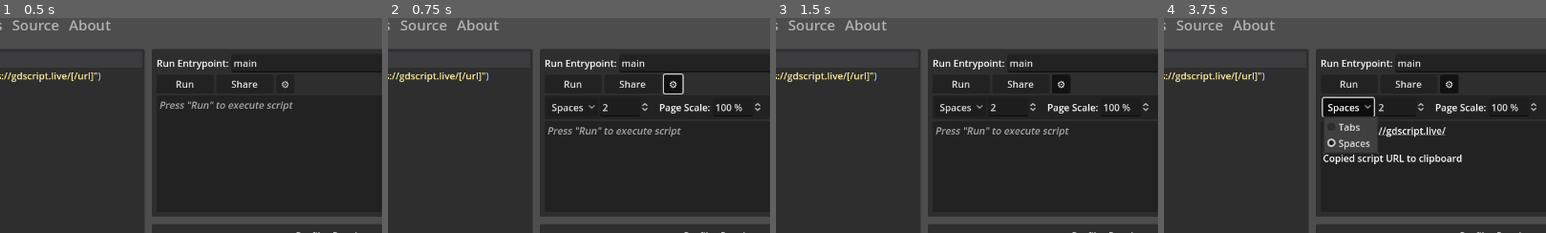
Above: before the commit, frames 1-4 (left to right).
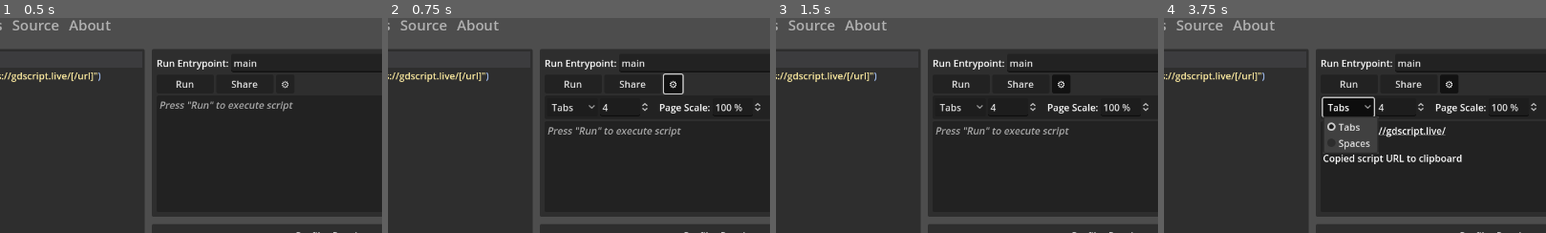
Above: after the commit, the same moments.

Repository: BtheDestroyer/gdscript-live
Game: Godot game, scene res://Editor.tscn
The game is run twice, just before and just after one commit, with the same random seed, the same clock (stepped at 60 frames per second) and the same inputs. The engine's default icon, where the game draws it, is replaced by a stand-in: a white triangle on a blue panel in a dark square.
Inputs (mouse positions are % of the whole screen's width and height, from its top left):
- Up to frame 1 (0.5 s): no input
- Up to frame 2 (0.75 s): click "⚙" at 0.5 s
- Up to frame 3 (1.5 s): click (3, 5) at 1.25 s
- Up to frame 4 (3.75 s): click "Run" at 2 s; click "Share" at 2.75 s; click "Spaces" (after the commit: "Tabs") at 3.5 s
The pictures show only the part of the screen within x 33-83%, y 3-53%; the shares and areas given below are measured in that part.

Frame 1 is identical in both runs. In frame 2, 0.2% of the frame differs, in the area x 42-58%, y 40-45%; in frame 3, 0.2%; in frame 4, 0.3%, in the area x 42-58%, y 40-60%.

Commit message:
Settings now save/load correctly in browser

Diff:
--- a/Editor.gd
+++ b/Editor.gd
@@ -4,8 +4,6 @@
 @export var entrypoint_field: LineEdit
 @export var output_label: RichTextLabel
 @export var modals: Modals
-@export var save_dialog: FileDialog
-@export var load_dialog: FileDialog
 @onready var bootstrap_header := r"""
 var GDScriptLive = instance_from_id(%d)
 """ % [get_instance_id()]
@@ -272,28 +270,6 @@
   about_modal = preload("res://Modals/About.tscn").instantiate()
   modals.add_modal(about_modal)
 
-func _on_save_pressed() -> void:
-  save_dialog.root_subfolder = OS.get_system_dir(OS.SYSTEM_DIR_DOCUMENTS)
-  save_dialog.popup()
-
-func _on_load_pressed() -> void:
-  load_dialog.root_subfolder = OS.get_system_dir(OS.SYSTEM_DIR_DOCUMENTS)
-  load_dialog.popup()
-
-func _on_save_dialog_file_selected(path: String) -> void:
-  var file := FileAccess.open(path, FileAccess.WRITE)
-  if file == null:
-    _print_error("Failed to save file: " + path)
-    return
-  file.store_string(code_edit.text)
-
-func _on_load_dialog_file_selected(path: String) -> void:
-  var file := FileAccess.open(path, FileAccess.READ)
-  if file == null:
-    _print_error("Failed to open file: " + path)
-    return
-  code_edit.text = file.get_as_text()
-
 const PROFILE_ITERATION_COUNT = 10_000
 const PROFILE_ITERATION_BATCH_COUNT = 1_024
 var profiles_active := []
--- a/Editor.tscn
+++ b/Editor.tscn
@@ -19,7 +19,7 @@
 [sub_resource type="Shortcut" id="Shortcut_5hfdt"]
 events = [SubResource("InputEventKey_jj272")]
 
-[node name="Editor" type="Control" node_paths=PackedStringArray("code_edit", "entrypoint_field", "output_label", "modals", "save_dialog", "load_dialog")]
+[node name="Editor" type="Control" node_paths=PackedStringArray("code_edit", "entrypoint_field", "output_label", "modals")]
 layout_mode = 3
 anchors_preset = 15
 anchor_right = 1.0
@@ -31,8 +31,6 @@
 entrypoint_field = NodePath("VBoxContainer/HSplitContainer/VSplitContainer/Toolbox/MarginContainer/VBoxContainer/HBoxContainer/Entrypoint")
 output_label = NodePath("VBoxContainer/HSplitContainer/VSplitContainer/Toolbox/MarginContainer/VBoxContainer/PanelContainer2/MarginContainer/ScrollContainer/Output")
 modals = NodePath("Modals")
-save_dialog = NodePath("SaveDialog")
-load_dialog = NodePath("LoadDialog")
 
 [node name="VBoxContainer" type="VBoxContainer" parent="."]
 layout_mode = 1
@@ -183,21 +181,6 @@
 focus_mode = 1
 text = "Share"
 
-[node name="Save" type="Button" parent="VBoxContainer/HSplitContainer/VSplitContainer/Toolbox/MarginContainer/VBoxContainer/Buttons"]
-visible = false
-custom_minimum_size = Vector2(96, 0)
-layout_mode = 2
-focus_mode = 1
-text = "Save"
-
-[node name="Load" type="Button" parent="VBoxContainer/HSplitContainer/VSplitContainer/Toolbox/MarginContainer/VBoxContainer/Buttons"]
-visible = false
-custom_minimum_size = Vector2(96, 0)
-layout_mode = 2
-focus_mode = 1
-text = "Load
-"
-
 [node name="Settings" type="Button" parent="VBoxContainer/HSplitContainer/VSplitContainer/Toolbox/MarginContainer/VBoxContainer/Buttons"]
 layout_mode = 2
 tooltip_text = "Settings"
@@ -233,7 +216,7 @@
 [node name="Indentation" type="OptionButton" parent="VBoxContainer/HSplitContainer/VSplitContainer/Toolbox/MarginContainer/VBoxContainer/PanelContainer/MarginContainer/Settings/HBoxContainer"]
 layout_mode = 2
 tooltip_text = "Indentation Type"
-selected = 1
+selected = 0
 item_count = 2
 popup/item_0/text = "Tabs"
 popup/item_1/text = "Spaces"
@@ -244,7 +227,7 @@
 tooltip_text = "Indentation Size"
 min_value = 1.0
 max_value = 8.0
-value = 2.0
+value = 4.0
 rounded = true
 
 [node name="HBoxContainer2" type="HBoxContainer" parent="VBoxContainer/HSplitContainer/VSplitContainer/Toolbox/MarginContainer/VBoxContainer/PanelContainer/MarginContainer/Settings"]
@@ -264,6 +247,9 @@
 allow_lesser = true
 suffix = "%"
 script = ExtResource("7_ebjg8")
+
+[node name="SaveTimer" type="Timer" parent="VBoxContainer/HSplitContainer/VSplitContainer/Toolbox/MarginContainer/VBoxContainer/PanelContainer/MarginContainer/Settings"]
+autostart = true
 
 [node name="PanelContainer2" type="PanelContainer" parent="VBoxContainer/HSplitContainer/VSplitContainer/Toolbox/MarginContainer/VBoxContainer"]
 layout_mode = 2
@@ -426,22 +412,6 @@
 mouse_filter = 2
 color = Color(0, 0, 0, 0)
 
-[node name="SaveDialog" type="FileDialog" parent="."]
-ok_button_text = "Save"
-access = 2
-filters = PackedStringArray("*.gdscript;GDScript Files")
-use_native_dialog = true
-
-[node name="LoadDialog" type="FileDialog" parent="."]
-auto_translate_mode = 1
-title = "Open a File"
-size = Vector2i(207, 175)
-ok_button_text = "Open"
-file_mode = 0
-access = 2
-filters = PackedStringArray("*.gdscript;GDScript Files")
-use_native_dialog = true
-
 [connection signal="profile_cancelled" from="." to="VBoxContainer/HSplitContainer/VSplitContainer/Profiling/MarginContainer/VBoxContainer/HBoxContainer/PanelContainer/ScrollContainer/BarChart" method="_on_editor_profile_cancelled"]
 [connection signal="profile_complete" from="." to="VBoxContainer/HSplitContainer/VSplitContainer/Profiling/MarginContainer/VBoxContainer/HBoxContainer/PanelContainer/ScrollContainer/BarChart" method="_on_editor_profile_complete"]
 [connection signal="profile_progress" from="." to="VBoxContainer/HSplitContainer/VSplitContainer/Profiling/MarginContainer/VBoxContainer/HBoxContainer/PanelContainer/ScrollContainer/BarChart" method="_on_editor_profile_progress"]
@@ -451,15 +421,12 @@
 [connection signal="pressed" from="VBoxContainer/HSplitContainer/VSplitContainer/Toolbox/MarginContainer/VBoxContainer/Buttons/Run" to="." method="_on_run_pressed"]
 [connection signal="pressed" from="VBoxContainer/HSplitContainer/VSplitContainer/Toolbox/MarginContainer/VBoxContainer/ …(183 unchanged characters)…
 [connection signal="pressed" from="VBoxContainer/HSplitContainer/VSplitContainer/Toolbox/MarginContainer/VBoxContainer/Buttons/Share" to="." method="_on_share_pressed"]
-[connection signal="pressed" from="VBoxContainer/HSplitContainer/VSplitContainer/Toolbox/MarginContainer/VBoxContainer/Buttons/Save" to="." method="_on_save_pressed"]
-[connection signal="pressed" from="VBoxContainer/HSplitContainer/VSplitContainer/Toolbox/MarginContainer/VBoxContainer/Buttons/Load" to="." method="_on_load_pressed"]
 [connection signal="pressed" from="VBoxContainer/HSplitContainer/VSplitContainer/Toolbox/MarginContainer/VBoxContainer/Buttons/Settings" to="VBoxContainer/HSplitContainer/VSplitContainer/Toolbox/MarginContainer/VBoxContainer/PanelContainer/MarginContainer/Settings" method="_on_settings_pressed"]
 [connection signal="item_selected" from="VBoxContainer/HSplitContainer/VSplitContainer/Toolbox/MarginContainer/VBoxCont …(241 unchanged characters)…
 [connection signal="value_changed" from="VBoxContainer/HSplitContainer/VSplitContainer/Toolbox/MarginContainer/VBoxCont …(250 unchanged characters)…
 [connection signal="value_changed" from="VBoxContainer/HSplitContainer/VSplitContainer/Toolbox/MarginContainer/VBoxCont …(239 unchanged characters)…
+[connection signal="timeout" from="VBoxContainer/HSplitContainer/VSplitContainer/Toolbox/MarginContainer/VBoxContainer/PanelContainer/MarginContainer/Settings/SaveTimer" to="VBoxContainer/HSplitContainer/VSplitContainer/Toolbox/MarginContainer/VBoxContainer/PanelContainer/MarginContainer/Settings" method="_on_save_timer_timeout"]
 [connection signal="meta_clicked" from="VBoxContainer/HSplitContainer/VSplitContainer/Toolbox/MarginContainer/VBoxContainer/PanelContainer2/MarginContainer/ScrollContainer/Output" to="." method="_on_output_meta_clicked"]
 [connection signal="child_entered_tree" from="VBoxContainer/HSplitContainer/VSplitContainer/Profiling/MarginContainer/V …(245 unchanged characters)…
 [connection signal="child_exiting_tree" from="VBoxContainer/HSplitContainer/VSplitContainer/Profiling/MarginContainer/V …(245 unchanged characters)…
 [connection signal="child_order_changed" from="VBoxContainer/HSplitContainer/VSplitContainer/Profiling/MarginContainer/ …(247 unchanged characters)…
-[connection signal="file_selected" from="SaveDialog" to="." method="_on_save_dialog_file_selected"]
-[connection signal="file_selected" from="LoadDialog" to="." method="_on_load_dialog_file_selected"]
--- a/Settings.gd
+++ b/Settings.gd
@@ -6,9 +6,11 @@
 @export var indentation_size: Range
 @export var code_edit: CodeEdit
 @export var page_scale: Range
+var _dirty := false
 
 const SETTINGS_PATH := "user://settings.json"
 func _load_settings() -> void:
+  print("Loading settings...")
   var file := FileAccess.open(SETTINGS_PATH, FileAccess.READ)
   if file == null:
     push_warning("Couldn't load settings; maybe there are none saved, maybe cookies are disabled")
@@ -25,8 +27,10 @@
   indentation_option.selected = data.get("indentation_type", indentation_option.selected)
   indentation_size.value = data.get("indentation_size", indentation_size.value)
   page_scale.value = data.get("page_scale", page_scale.value)
+  _dirty = false
 
 func _save_settings() -> void:
+  print("Saving settings...")
   var file := FileAccess.open(SETTINGS_PATH, FileAccess.WRITE)
   if file == null:
     push_warning("Couldn't load settings; maybe there are none saved, maybe cookies are disabled")
@@ -37,19 +41,17 @@
     "indentation_size": indentation_size.value,
     "page_scale": page_scale.value
   }))
+  _dirty = false
 
 func _ready() -> void:
   _load_settings()
-  primary_container.visible = settings_button.button_pressed
-  set_page_scale(page_scale.value * 0.01)
-
-func _notification(what: int) -> void:
-  match what:
-    NOTIFICATION_EXIT_TREE, NOTIFICATION_WM_CLOSE_REQUEST, NOTIFICATION_CRASH:
-      _save_settings()
+  _on_settings_pressed()
+  _on_page_scale_value_changed(false)
+  _dirty = false
 
 func _on_settings_pressed() -> void:
   primary_container.visible = settings_button.button_pressed
+  _dirty = true
 
 func _reindent_code_edit() -> void:
   var use_spaces := indentation_option.selected == 1
@@ -58,13 +60,20 @@
 
 func _on_indentation_item_selected(_index: int) -> void:
   _reindent_code_edit()
+  _dirty = true
 
 func _on_indentation_size_value_changed(_value: float) -> void:
   _reindent_code_edit()
+  _dirty = true
 
-func _on_page_scale_value_changed(_value: bool) -> void:
+func _on_page_scale_value_changed(_value: float) -> void:
   set_page_scale(page_scale.value * 0.01)
+  _dirty = true
 
 func set_page_scale(scale: float) -> void:
   get_tree().get_root().content_scale_factor = scale
   page_scale.tooltip_text = "Page Scale: %.0f%%" % [scale * 100]
+
+func _on_save_timer_timeout() -> void:
+  if _dirty:
+    _save_settings()
